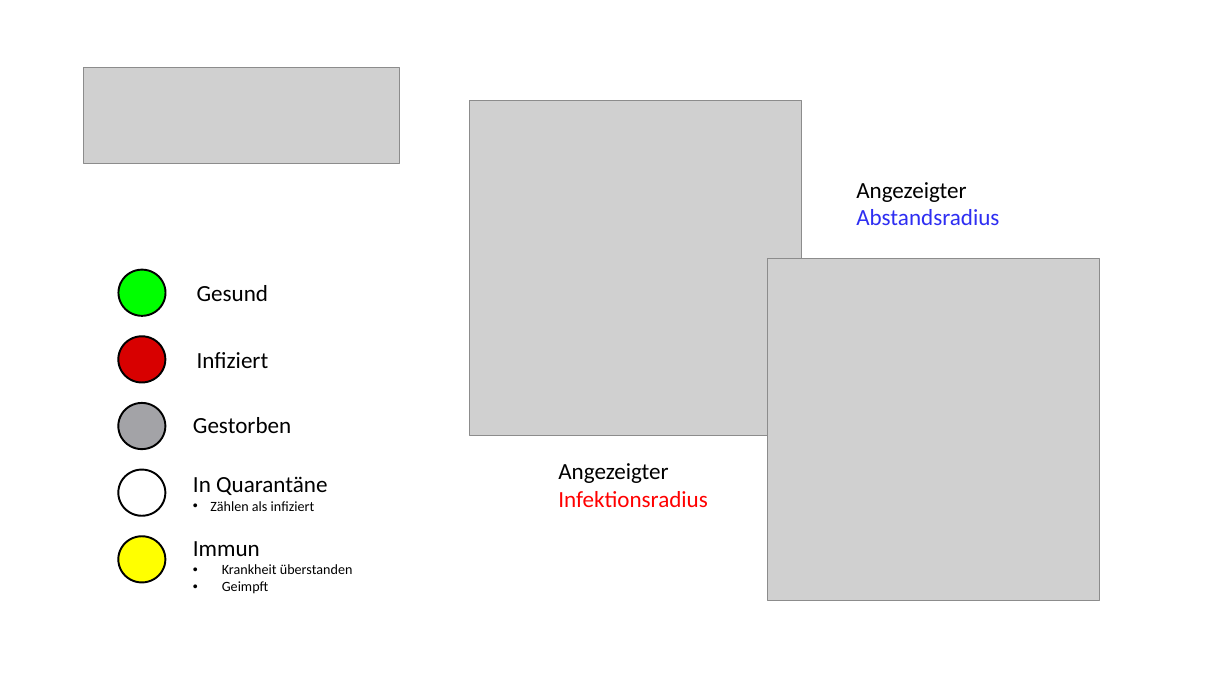
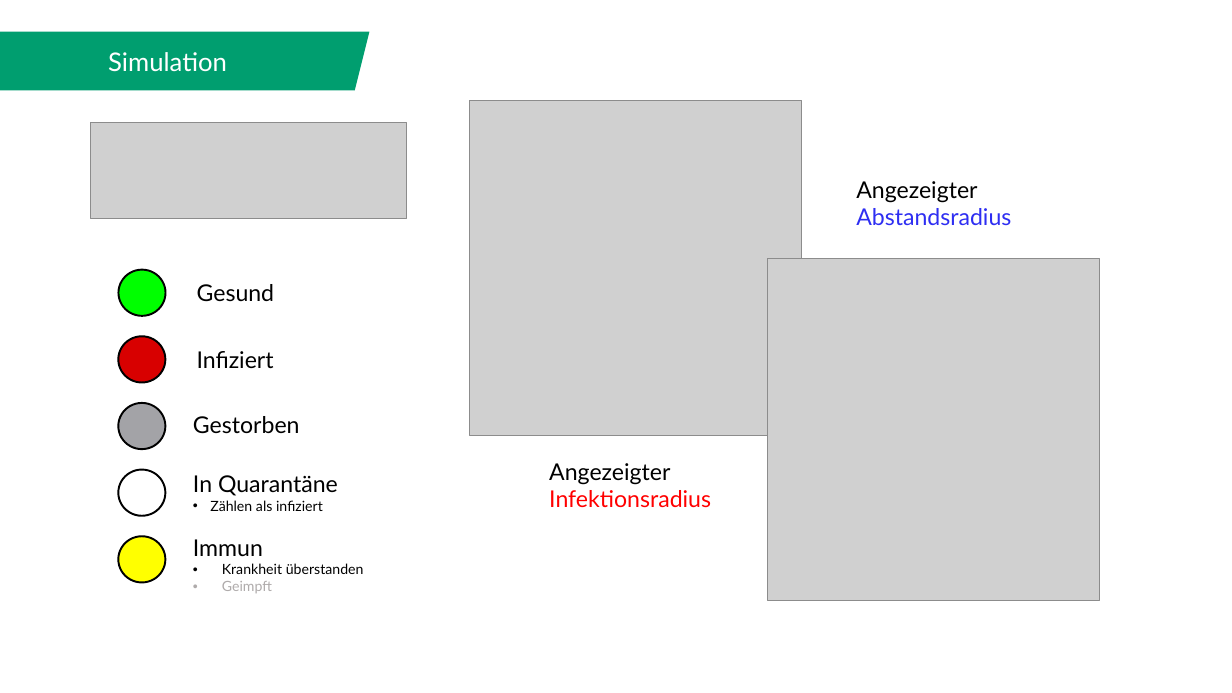
Before and after one commit to JonasAdler/pandemic_simulator, a slide deck: slide 5 of Abschlusspräsentation zum Bachelor-Praktikum.pptx (slide 4 before the commit). Drawn at 1232x693 pixels with LibreOffice and Linux fonts; fonts in the diff are those of the drawing; grey boxes stand for pictures. Boxes give left, top, right and bottom in pixels: in the first picture for what was removed or moved away, otherwise in the second. Text is boxed around its words. In the diff, an @@ line names an element or a change of style, - is before the commit and + after.

```diff
--- a/Abschlusspräsentation zum Bachelor-Praktikum.pptx
+++ b/Abschlusspräsentation zum Bachelor-Praktikum.pptx
@@ parallelogram added at [0, 32, 369, 90], fill #009E6F, outline #009E6F 1 pt @@
@@ text added at [108, 52, 227, 72], 20 pt, text #FFFFFF @@
+Simulation
@@ picture: place and size @@
-picture at [83, 67, 399, 164]
+picture at [91, 122, 407, 218]
@@ font Calibri to Lato in 6 elements at [197, 284, 275, 302], [197, 351, 274, 368], [193, 475, 338, 511], [193, 416, 300, 434], [549, 463, 711, 508], [856, 181, 1011, 225] @@
@@ text "Angezeigter Infektionsradius": place and size @@
-text "Angezeigter Infektionsradius" at [558, 463, 708, 507]
+text "Angezeigter Infektionsradius" at [549, 463, 711, 508]
@@ text "Immun" at [193, 539, 364, 593]: font Calibri to Lato; text colour #000000 to #AFABAB in "Geimpft" @@
```
Also in this commit, not shown: 8 other slides changed, 1 slide added, 1 slide removed.
